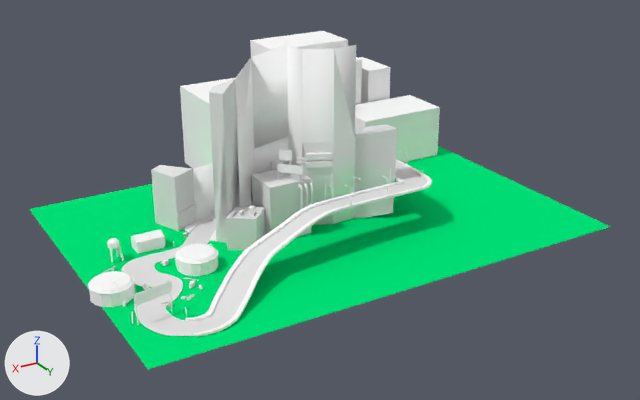
One commit to the Blender file Docs/RV/Modelados/PistaTerrenoFINAL/circuitoFINAL.blend: the scene before it, then after it.
One viewpoint serves both versions: a camera (50 mm lens) standing at (2852.0, 4280.0, 2198.0) and looking at (-1.0, -475.0, -179.0). Lighting does not change. The marker at lower left points along +X, +Y and +Z.

The first picture shows 'EdificiosFondo', 'EdificiosIndustrial', 'EdificiosPasillos.001_EdificiosPasillos.001', 'EdificiosPasillos_EdificiosPasillos', 'PistaBordillo', 'PlanoCarretera', 'Señales'.
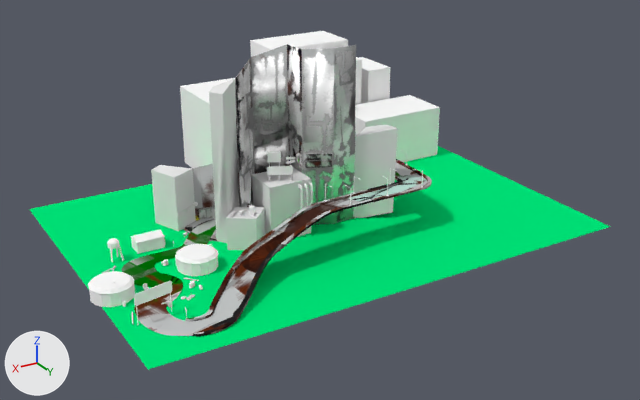
Pixel boxes [x1, y1, x2, y2] of what changed, in the pictures (640 x 400 px; the box of a moved part takes in the faces that stretch with it):
'EdificiosPasillos_EdificiosPasillos', recoloured (white to grey): [193, 44, 393, 225] in both
'Señales', reshaped (6% narrower): before [134, 149, 306, 325]; after [134, 151, 295, 325]
part 1 of me_cube_023, moved or reshaped: before [277, 164, 302, 174]; after [267, 166, 293, 175]
part 2 of me_cube_023, moved or reshaped: before [279, 149, 292, 161]; after [267, 152, 281, 162]
part 3 of me_cube_023, moved or reshaped: before [297, 157, 306, 160]; after [286, 157, 295, 160]
part 4 of me_cube_023, moved or reshaped: before [296, 160, 306, 164]; after [286, 160, 295, 164]
part 5 of me_beziercurve_003_cubeziercurve_003, recoloured (white to grey): [184, 159, 432, 336] in both
part 6 of me_beziercurve_003_cubeziercurve_003, recoloured: [121, 162, 427, 336] in both

The change, as a diff of the scene's bpy script:
```diff
--- a/Docs/RV/Modelados/PistaTerrenoFINAL/circuitoFINAL.blend.py
+++ b/Docs/RV/Modelados/PistaTerrenoFINAL/circuitoFINAL.blend.py
@@ mat_material @@
+mat_material = bpy.data.materials.new('Material')
+# uses the picture img_defaultmaterial_base_color_png_008
+# uses the picture img_defaultmaterial_normal_opengl_png
@@ mat_material_003 @@
+mat_material_003 = bpy.data.materials.new('Material.003')
+# uses the picture img_circuitmaterial_base_color_png_014
+# uses the picture img_circuitmaterial_metallic_png
+# uses the picture img_circuitmaterial_normal_png
+# uses the picture img_circuitmaterial_roughness_png
@@ me_edificiospasillos_edificiospasillos @@
 me_edificiospasillos_edificiospasillos.from_pydata(...)  # 580 vertices, 1004 faces, 1 loose edge; spans x -42911.0..95699.0, y -29913.0..90578.0, z 16807.0..118780.0
-me_edificiospasillos_edificiospasillos.materials.append(mat_circuitmaterial_001)  # white #ffffff
+me_edificiospasillos_edificiospasillos.materials.append(mat_material_003)
@@ me_cube_023 @@
 me_cube_023.from_pydata(...)  # 860 vertices, 944 faces; spans x -397.0..1590.0, y -281.0..291.0, z -365.0..842.0
 # used by ob_señales; location = (0.0, 0.0, 0.0); rotation_euler = (1.571, 0.0, 0.0), in degrees (90, 0, 0)
+# me_cube_023 part 1: the loose piece of 16 vertices spanning x 273.0..386.0, y 142.0..199.0, z 238.0..356.0 is turned 20.7 degrees about the y axis through its middle, then moved by (64.0, 0.0, 9.0)
+# me_cube_023 part 2: the loose piece of 8 vertices spanning x 305.0..364.0, y 219.0..286.0, z 306.0..372.0 is turned 20.7 degrees about the y axis through its middle, then moved by (78.0, 0.0, 5.0)
+# me_cube_023 part 3: the loose piece of 10 vertices spanning x 239.0..284.0, y 234.0..250.0, z 239.0..286.0 is scaled about its middle by (1.3, 1, 0.6), then moved by (56.0, 0.0, 36.0)
+# me_cube_023 part 4: the loose piece of 10 vertices spanning x 240.0..294.0, y 207.0..229.0, z 248.0..283.0 is turned 20.7 degrees about the y axis through its middle, then moved by (56.0, 0.0, 34.0)
 me_cube_023.materials.append(mat_circuitmaterial)
@@ me_beziercurve_003_cubeziercurve_003 @@
 me_beziercurve_003_cubeziercurve_003.from_pydata(...)  # 1600 vertices, 1559 faces, 1 loose edge; spans x -567.0..1334.0, y -295.0..22.0, z -478.0..1312.0
 # used by ob_pistabordillo; location = (0.0, 0.0, -1.0); rotation_euler = (1.571, 0.0, 0.0), in degrees (90, 0, 0); scale = (1.17, 0.963, 1.17)
+# me_beziercurve_003_cubeziercurve_003 part 5: all 942 faces that had it switch from mat_circuitmaterial (white #ffffff) to mat_material
+# me_beziercurve_003_cubeziercurve_003 part 6: all 617 faces that had it switch from no material to mat_material
```
